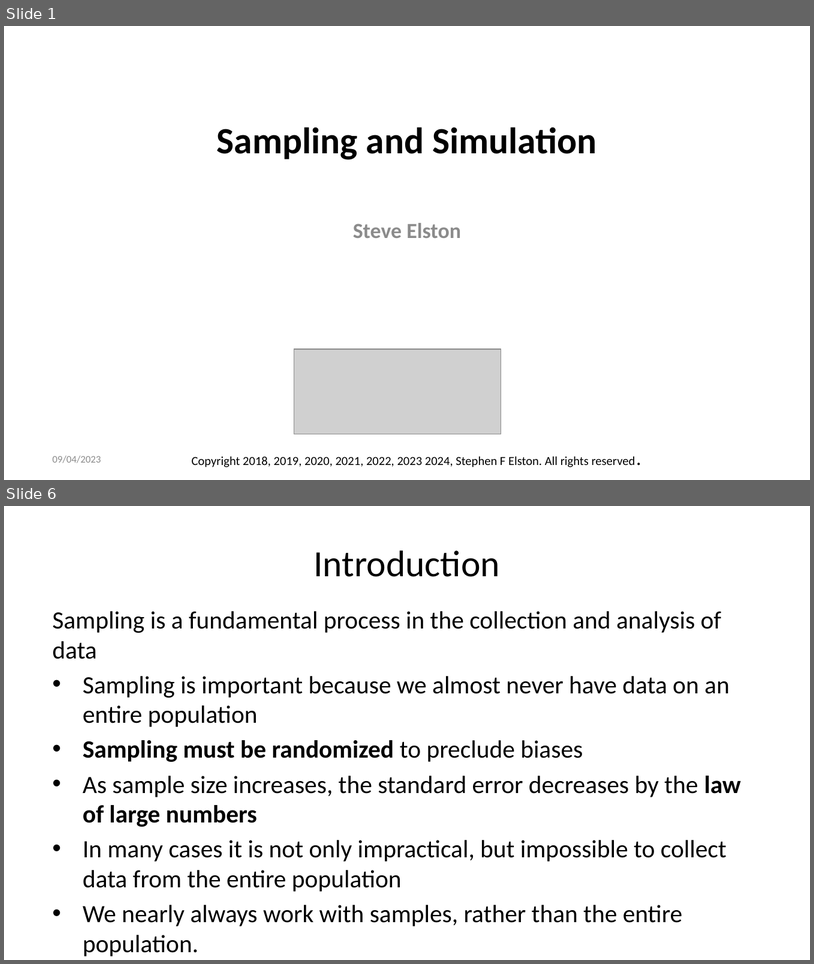
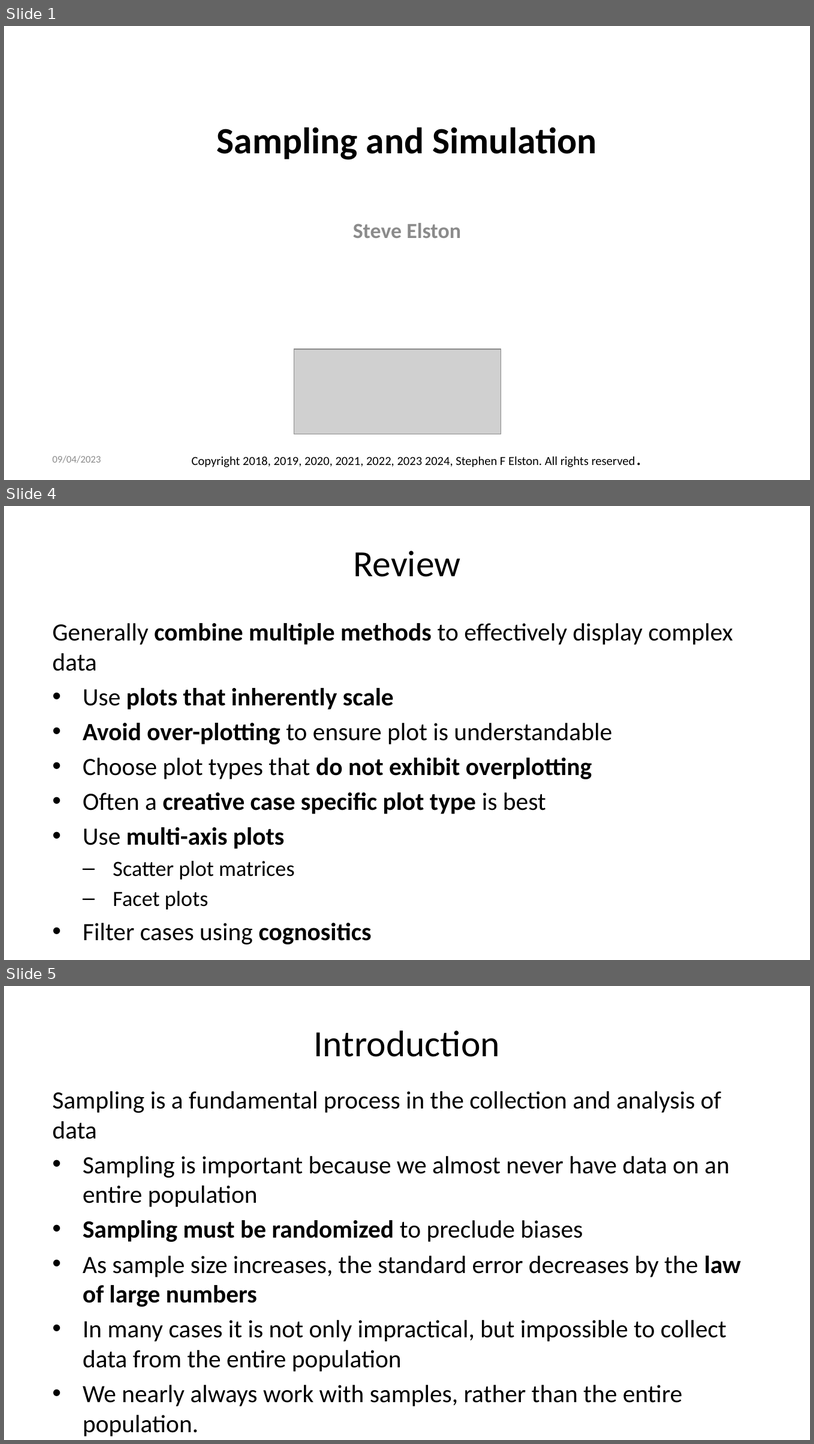
Before and after one commit to StephenElston/CSCI-E-83, a slide deck: LectureSlides/04_SamplingAndSimulation.pptx. Shown one above the other, each under a label of ours: slides 1 and 6 before the commit, slides 1, 4 and 5 after it; the slides between them are not shown. The pictures are 814x964 and 814x1444 pixels, drawn with LibreOffice and Linux fonts; fonts in the diff are those of the drawing; grey boxes stand for pictures. Boxes give left, top, right and bottom in pixels: in the first picture for what was removed or moved away, otherwise in the second. Text is boxed around its words. In the diff, an @@ line names an element or a change of style, - is before the commit and + after.

```diff
--- a/LectureSlides/04_SamplingAndSimulation.pptx
+++ b/LectureSlides/04_SamplingAndSimulation.pptx
@@ slide 4 added at <box>4,506,810,960</box>, background #FFFFFF @@
@@ title added at <box>353,550,461,577</box>, 33 pt, text #000000 @@
+Review
@@ text added at <box>53,623,733,909</box>, 22.2 pt, text #000000 @@
+Generally combine multiple methods to effectively display complex data
+• Use plots that inherently scale
+• Avoid over-plotting to ensure plot is understandable
+• Choose plot types that do not exhibit overplotting
+• Often a creative case specific plot type is best
+• Use multi-axis plots
+  – Scatter plot matrices
+  – Facet plots
+• Filter cases using cognositics
@@ what was slide 6 is now slide 5 @@
```
Also in this commit, not shown: 2 other slides added, 4 slides removed.
